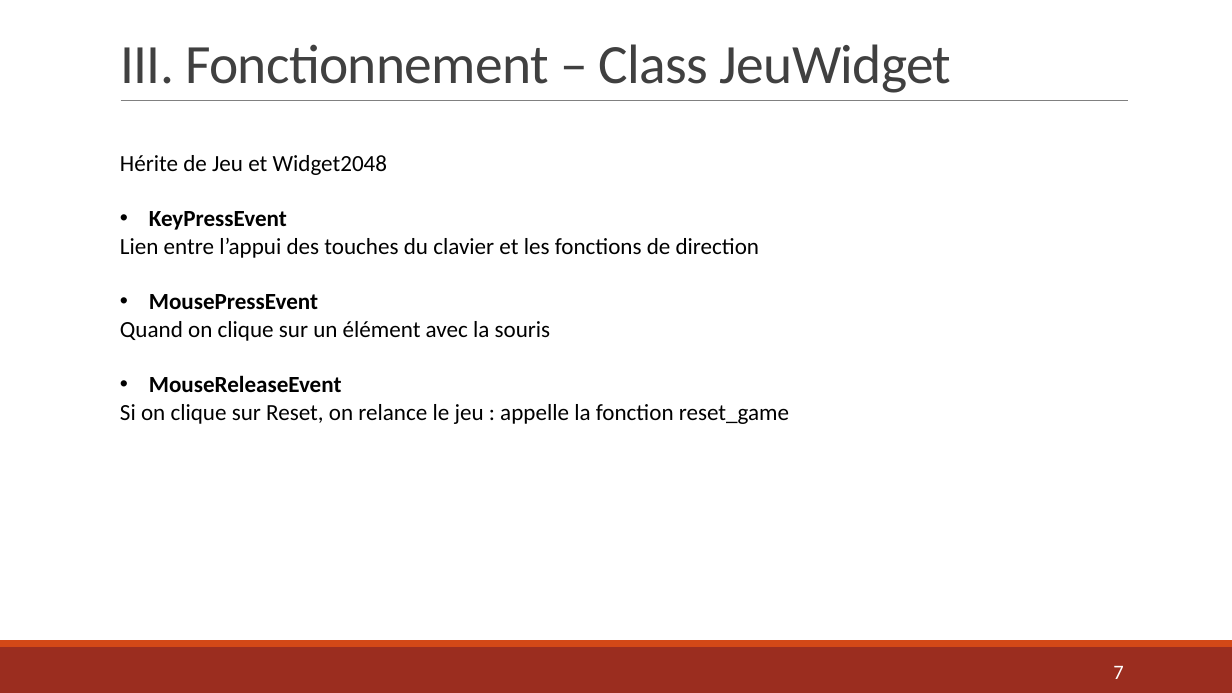
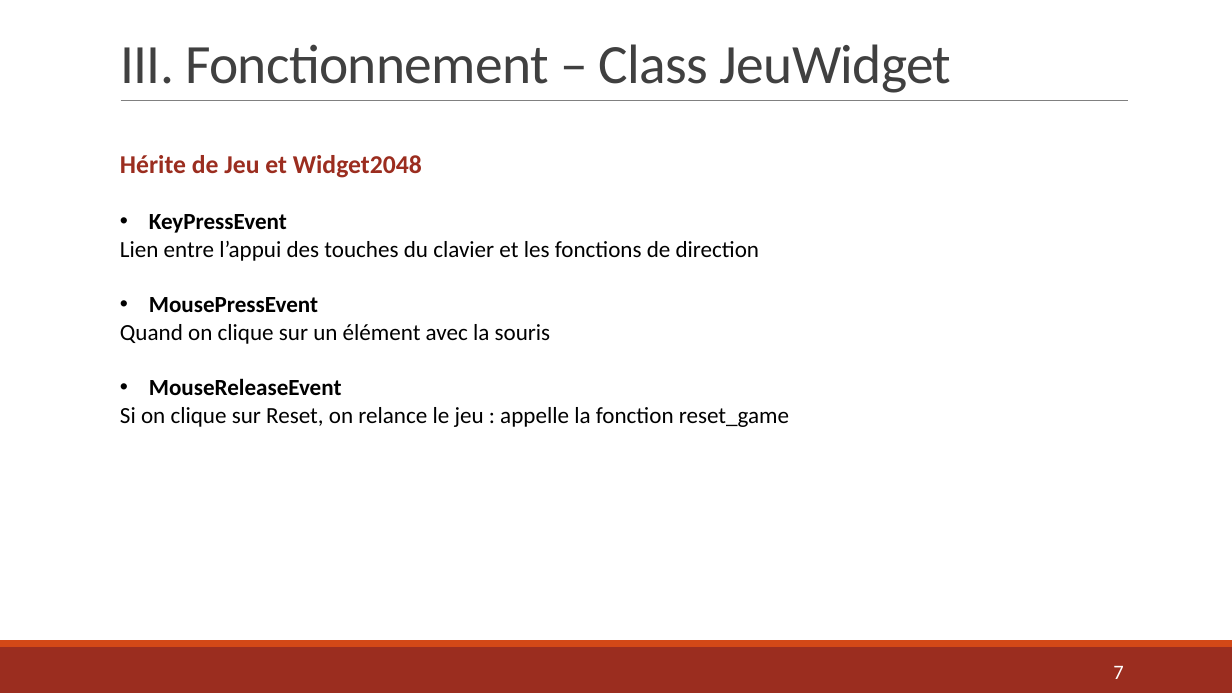
Before and after one commit to AlexandraDarco/prog_2048, a slide deck: slide 7 of Projet Info – Jeu 2048.pptx. Drawn at 1232x693 pixels with LibreOffice and Linux fonts; fonts in the diff are those of the drawing. Boxes give left, top, right and bottom in pixels: in the first picture for what was removed or moved away, otherwise in the second. Text is boxed around its words. In the diff, an @@ line names an element or a change of style, - is before the commit and + after.

```diff
--- a/Projet Info – Jeu 2048.pptx
+++ b/Projet Info – Jeu 2048.pptx
@@ text at (120, 155, 422, 178): size 18 to 20 pt, text colour #000000 to #9B2D1F, bold on in "Hérite de Jeu et Widget2048" @@
```
Also in this commit, not shown: 2 other slides changed, 2 other files.
